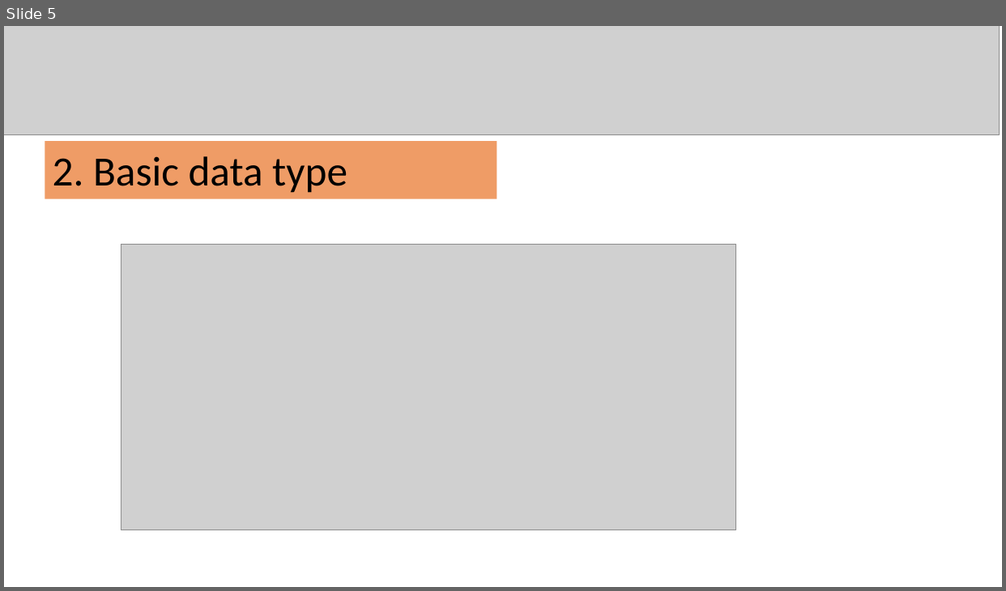
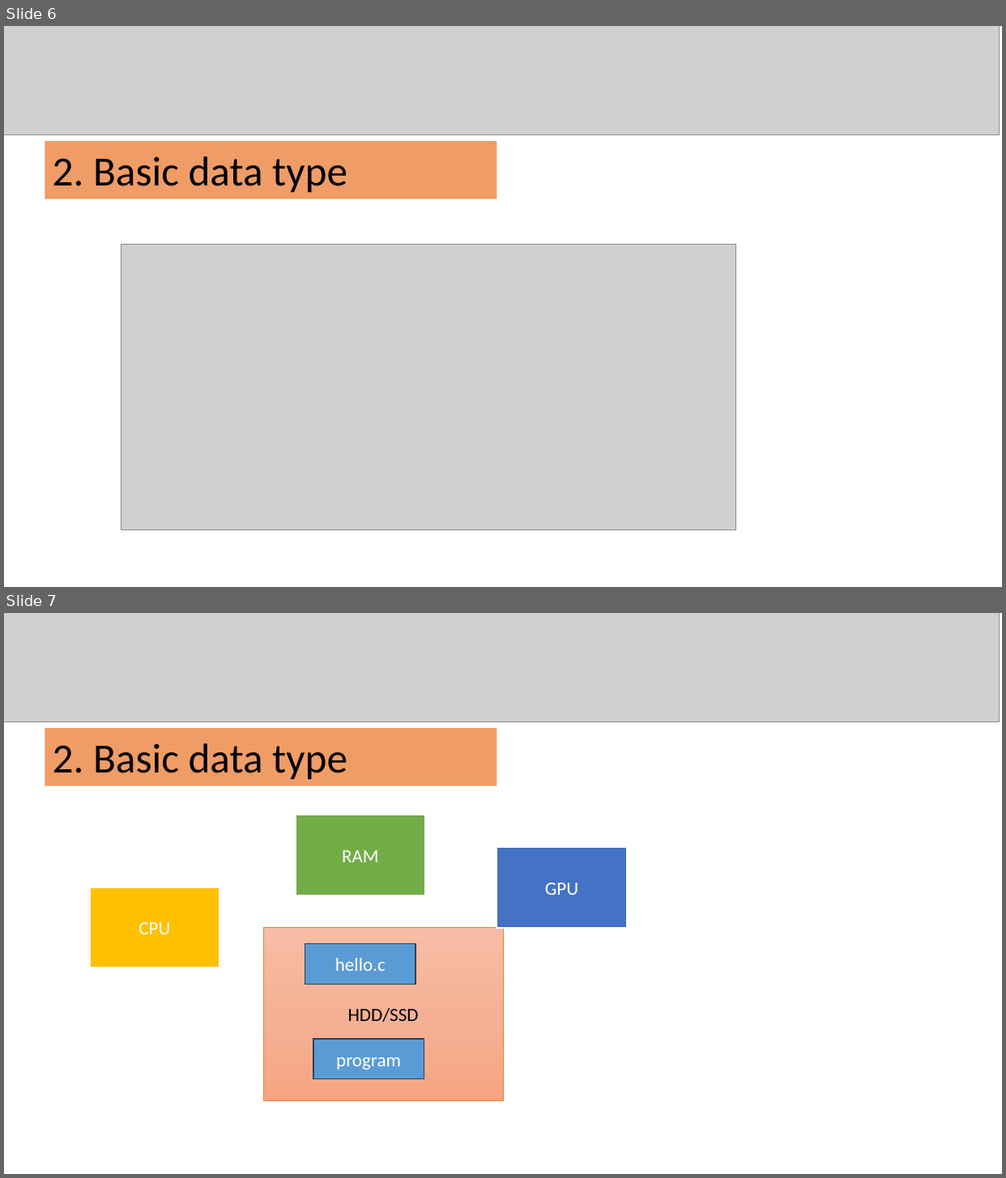
Before and after one commit to DKensin/Mentor, a slide deck: Slide/C/1.Variable.pptx. Shown one above the other, each under a label of ours: slide 5 before the commit, slides 6 and 7 after it. The pictures are 1006x591 and 1006x1178 pixels, drawn with LibreOffice and Linux fonts; fonts in the diff are those of the drawing; grey boxes stand for pictures. Boxes give left, top, right and bottom in pixels: in the first picture for what was removed or moved away, otherwise in the second. Text is boxed around its words. In the diff, an @@ line names an element or a change of style, - is before the commit and + after.

```diff
--- a/Slide/C/1.Variable.pptx
+++ b/Slide/C/1.Variable.pptx
@@ slide 7 added at (4, 613, 1002, 1174), background #FFFFFF @@
@@ picture added at (4, 613, 999, 722) @@
@@ rectangle added at (45, 728, 497, 786), fill #EF9C66, 40 pt, text #000000 @@
+2. Basic data type
@@ rectangle added at (296, 815, 424, 896), fill #70AD47, outline #FFFFFF 1.5 pt, 18 pt, text #FFFFFF @@
+RAM
@@ rectangle added at (496, 847, 626, 928), fill #4472C4, outline #FFFFFF 1.5 pt, 18 pt, text #FFFFFF @@
+GPU
@@ rectangle added at (89, 888, 219, 969), fill #FFC000, outline #FFFFFF 1.5 pt, 18 pt, text #FFFFFF @@
+CPU
@@ rectangle added at (264, 928, 503, 1102), fill gradient #F7BDA5 to #F5B196 to #F8A582, outline #ED7D31 0.5 pt, 18 pt, text #000000 @@
+HDD/SSD
@@ rectangle added at (305, 944, 415, 984), fill #5B9BD5, outline #28445D 1 pt, 18 pt, text #FFFFFF @@
+hello.c
@@ rectangle added at (313, 1039, 424, 1080), fill #5B9BD5, outline #28445D 1 pt, 18 pt, text #FFFFFF @@
+program
@@ what was slide 5 is now slide 6 @@
```
Also in this commit, not shown: 1 slide changed, 1 other slide added, 2 other files.
